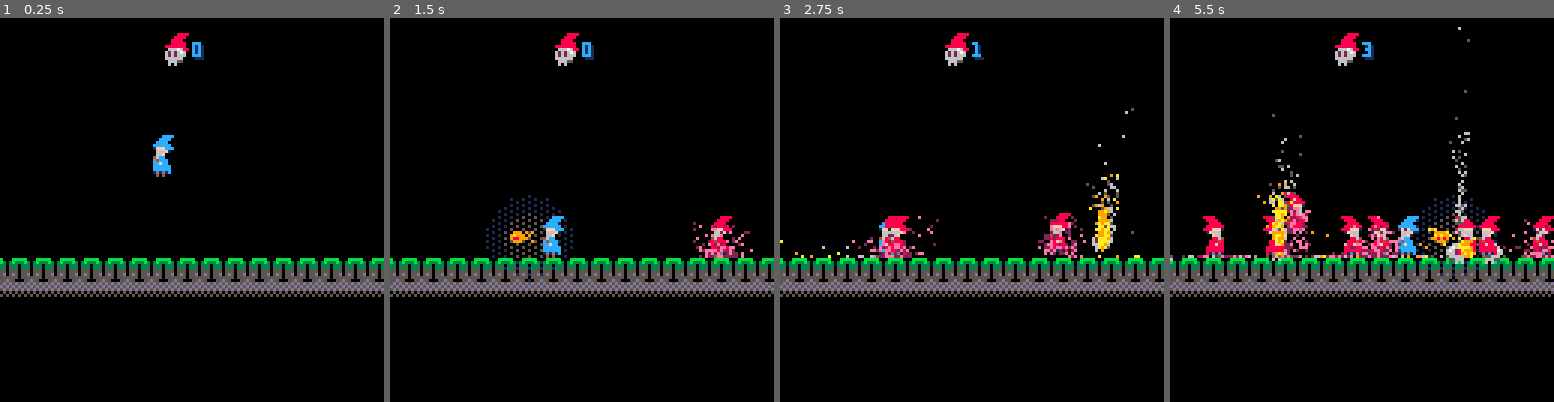
Above: before the commit, frames 1-4 (left to right).
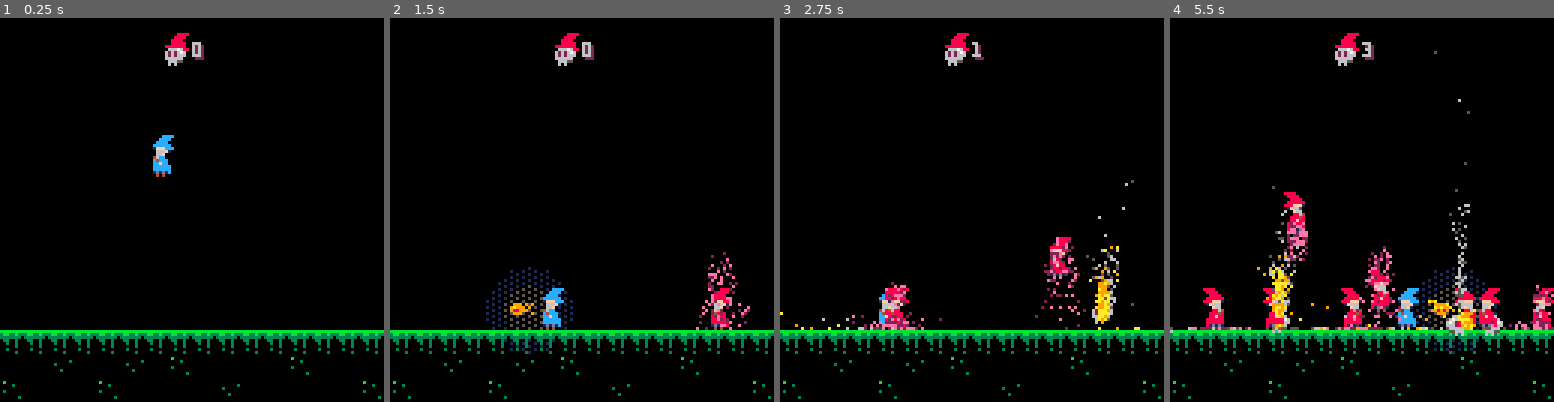
Above: after the commit, the same moments.

Repository: CalebHicks1/pico-8
Game: PICO-8 cartridge wizard.p8
Same seed, same stepped clock (60 frames per second), same inputs: the game is played once before the commit and once after it.
Inputs:
- Up to frame 1 (0.25 s): no input
- Up to frame 2 (1.5 s): tap O (Z key) at 0.33, 0.7, 1.43 s; tap X (X key) at 1.07 s
- Up to frame 3 (2.75 s): hold Left 1.97-2.37 s; tap X (X key) at 2.07, 2.4, 2.73 s; tap O (Z key) at 2.22 s; hold Down from 2.42 s (still down)
- Up to frame 4 (5.5 s): release Down at 2.82 s; hold Right 2.87-3.53 s; tap X (X key) every 0.33 s from 3.07 to 5.4 s; tap O (Z key) at 3.1, 3.98, 4.87 s; hold Up 3.58-4.08 s; hold Right 4.13-4.53 s; hold Down 4.58-5.08 s; hold Left from 5.13 s (still down)

The runs differ from the first frame. In frame 1, 11% of the frame differs, in the area x 0-100%, y 6-100%; in frame 2, 15%; in frame 3, 15%; in frame 4, 22%, in the area x 0-100%, y 2-100%.

Commit message:
updated teleport particles

Diff:
--- a/wizard.p8
+++ b/wizard.p8
@@ -85,13 +85,13 @@
 		if (rnd(2) > 1) col=2
 		k = {
 			dx=-1+rnd(2),
-			dy=1+rnd(4),
+			dy=2+rnd(2),
 			col=col, --random orange or yellow
 			ttl=20+rnd(25),
-			grav=0.1,
+			grav=0.4,
 			col2=5+rnd(2),
 			col2_timer=nil,
-			friction=0.99-rnd(0.2)
+			friction=0.99-rnd(0.3)
 		}
 	end
 	-- use k as preset
@@ -305,8 +305,8 @@
 	fillp()
 	spr(6,55,0)
 	spr(22,55,8)
-	print(score, 65, 9, 1)
-	print(score, 64, 8, 12)
+	print(score, 65, 9, 2)
+	print(score, 64, 8, 6)
 end
 
 function draw_player(p)
@@ -467,8 +467,12 @@
 0000000000000000000000000000000000000000000000000000000000000000000000000000000000000000000000000000000000000000000000000000000000000000000000000000000000000000000000000000000000000000000000000000000000000000000000000000000000000000000000000000000000000000
 0000000000000000000000000000000000000000000000000000000000000000000000000000000000000000000000000000000000000000000000000000000000000000000000000000000000000000000000000000000000000000000000000000000000000000000000000000000000000000000000000000000000000000
 0000000000000000000000000000000000000000000000000000000000000000000000000000000000000000000000000000000000000000000000000000000000000000000000000000000000000000000000000000000000000000000000000000000000000000000000000000000000000000000000000000000000000000
-2e2e2e2e2e2e2e2e2e2e2e2e2e2e2e2e00000000000000000000000000000000000000000000000000000000000000000000000000000000000000000000000000000000000000000000000000000000000000000000000000000000000000000000000000000000000000000000000000000000000000000000000000000000
-3b3b3b3b3b3b3b3b3b3b3b3b3b3b3b3b00000000000000000000000000000000000000000000000000000000000000000000000000000000000000000000000000000000000000000000000000000000000000000000000000000000000000000000000000000000000000000000000000000000000000000000000000000000
-
-
-
+0000000000000000000000000000000000000000000000000000000000000000000000000000000000000000000000000000000000000000000000000000000000000000000000000000000000000000000000000000000000000000000000000000000000000000000000000000000000000000000000000000000000000000
+0000000000000000000000000000000000000000000000000000000000000000000000000000000000000000000000000000000000000000000000000000000000000000000000000000000000000000000000000000000000000000000000000000000000000000000000000000000000000000000000000000000000000000
+0000000000000000000000000000000000000000000000000000000000000000000000000000000000000000000000000000000000000000000000000000000000000000000000000000000000000000000000000000000000000000000000000000000000000000000000000000000000000000000000000000000000000000
+1d1d1d1d1d1d1d1d1d1d1d1d1d1d1d1d00000000000000000000000000000000000000000000000000000000000000000000000000000000000000000000000000000000000000000000000000000000000000000000000000000000000000000000000000000000000000000000000000000000000000000000000000000000
+00001b00001b001c000000001c00000000000000000000000000000000000000000000000000000000000000000000000000000000000000000000000000000000000000000000000000000000000000000000000000000000000000000000000000000000000000000000000000000000000000000000000000000000000000
+1c0000001c000000001b00000000001c00000000000000000000000000000000000000000000000000000000000000000000000000000000000000000000000000000000000000000000000000000000000000000000000000000000000000000000000000000000000000000000000000000000000000000000000000000000
+
+
+
Not shown, changed: 31 lines of the sprite sheet (__gfx__) section of wizard.p8
